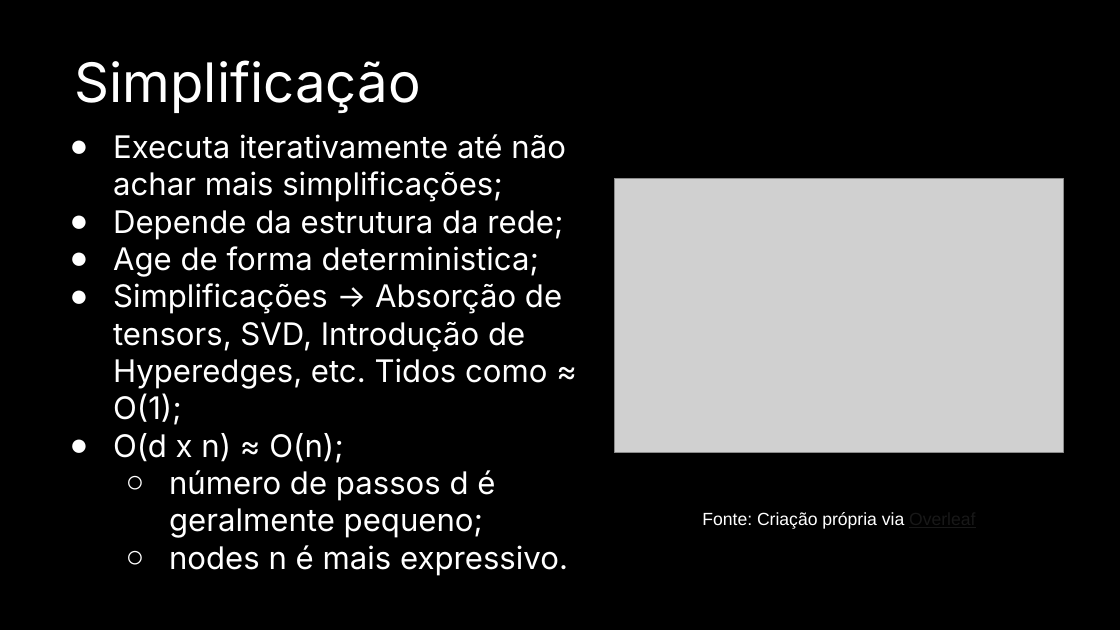
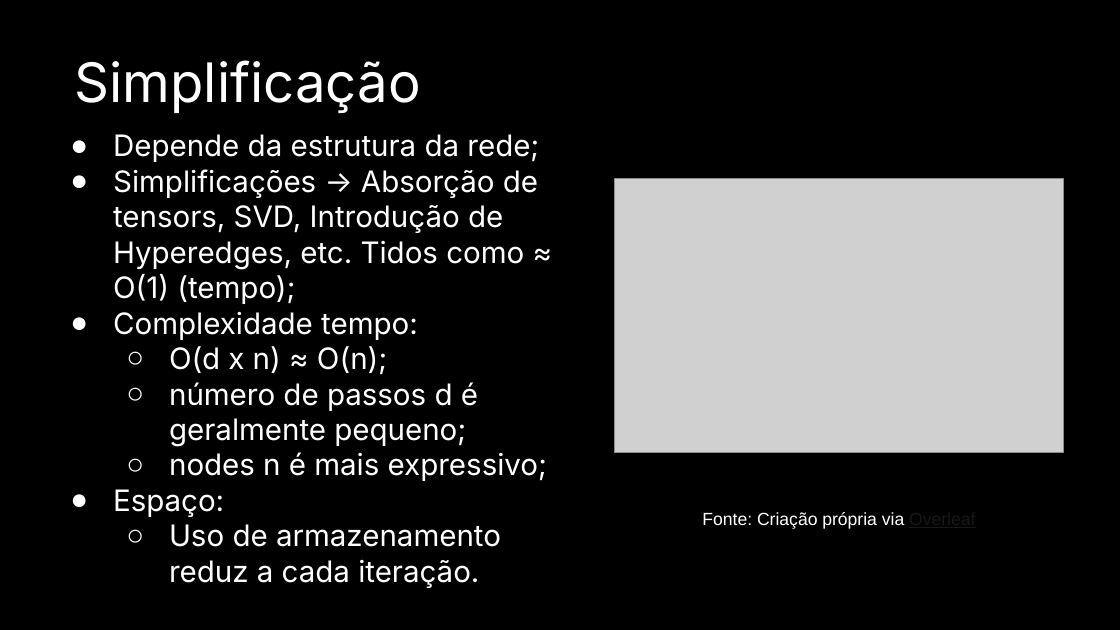
Before and after one commit to Dpbm/mestrado-aulas, a slide deck: slide 21 of algoritmos/projeto-seminario/Seminário.pptx. Drawn at 1120x630 pixels with LibreOffice and Linux fonts; fonts in the diff are those of the drawing; grey boxes stand for pictures. Boxes give left, top, right and bottom in pixels: in the first picture for what was removed or moved away, otherwise in the second. Text is boxed around its words. In the diff, an @@ line names an element or a change of style, - is before the commit and + after.

```diff
--- a/algoritmos/projeto-seminario/Seminário.pptx
+++ b/algoritmos/projeto-seminario/Seminário.pptx
@@ text at (x1=113, y1=134, x2=566, y2=202): paragraph removed @@
-● Executa iterativamente até não achar mais simplificações;
@@ text at (x1=113, y1=134, x2=539, y2=447): size 20 to 19 pt in "Depende da estrutura da rede;", "O(d x n) ≈ O(n);", "número de passos d é geralmente pequeno;"; indent changed; bullet ● to ○; list level 1 to 2 in "O(d x n) ≈ O(n);" @@
@@ text at (x1=113, y1=169, x2=538, y2=340): text changed; size 20 to 19 pt @@
-● Age de forma deterministica;
-● Simplificações -> Absorção de tensors, SVD, Introdução de Hyperedges, etc. Tidos como ≈ O(1);
+● Simplificações -> Absorção de tensors, SVD, Introdução de Hyperedges, etc. Tidos como ≈ O(1) (tempo);
+● Complexidade tempo:
@@ text at (x1=113, y1=452, x2=547, y2=588): text changed; size 20 to 19 pt @@
-  ○ nodes n é mais expressivo.
+  ○ nodes n é mais expressivo;
+● Espaço:
+  ○ Uso de armazenamento reduz a cada iteração.
```
Also in this commit, not shown: 12 other slides changed, 2 other files.
